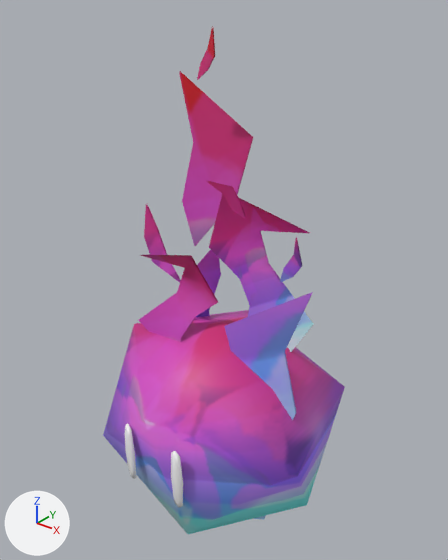
Two versions of the FBX model THIEF/Data/Model/Player/Light/Wisp.fbx, one commit apart.
The view is the same before and after, from a 50 mm lens placed at (0.573, -0.701, 0.612), pointed at (-0.012, 0.03, 0.158). The lights are fixed; the arrows at lower left show +X, +Y and +Z. The older version comes first. Where no turn or scale is listed for an object, it has been applied to the vertices.

In view in the first picture: 'Eye', 'Wisp'.
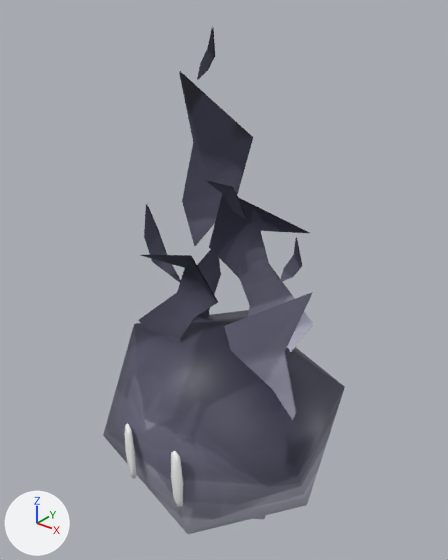
Location of each change, (x1, y1, x2, y2) in pixels of the pictures (448 x 560 px):
'Wisp', surface changed (darker): (103, 28, 345, 534) in both

Patch to the scene script:
```diff
--- a/THIEF/Data/Model/Player/Light/Wisp.fbx.py
+++ b/THIEF/Data/Model/Player/Light/Wisp.fbx.py
@@ img_wisp_png @@
+img_wisp_png = load_image('Wisp.png', 'Textures/Wisp/Wisp.png', 512, 512, 'sRGB')
@@ mat_wisp_material @@
 mat_wisp_material = principled_material('Wisp_Material')
-mat_wisp_material.texture = img_wisp1_png
+mat_wisp_material.texture = img_wisp_png
```
